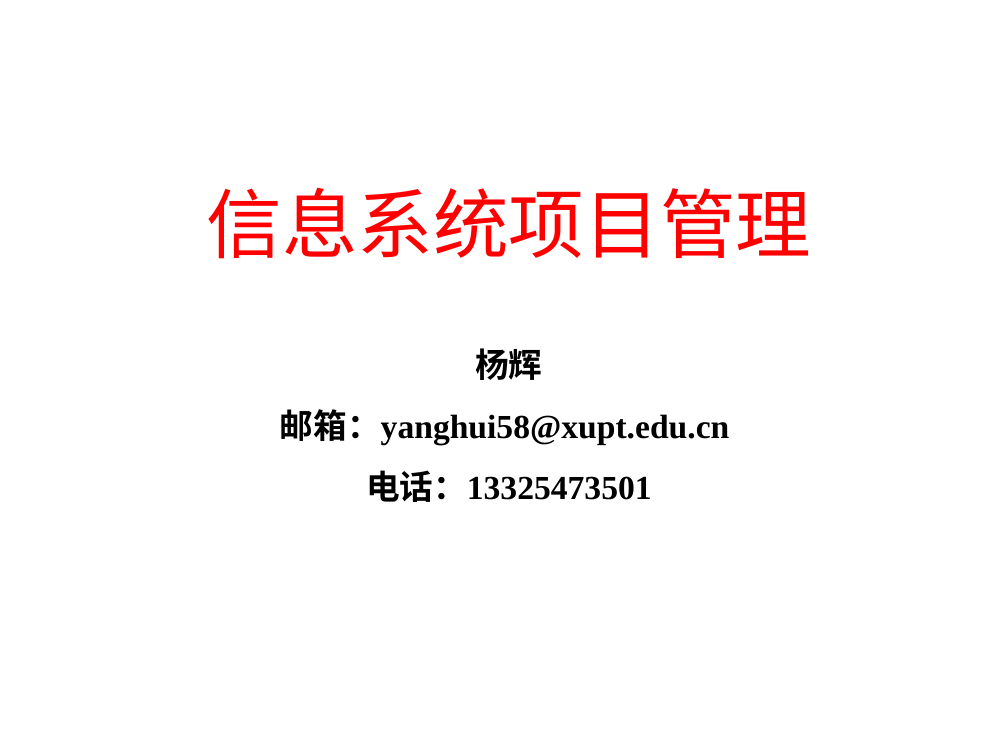
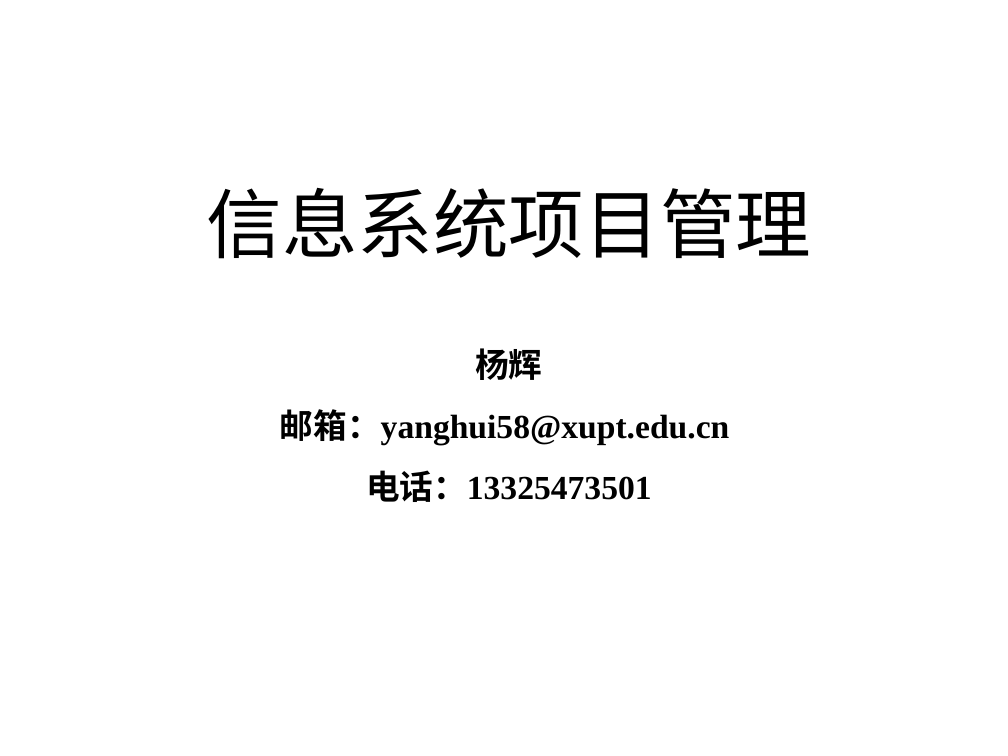
Before and after one commit to yanghui58/project_manager, a slide deck: slide 1 of 左美云_信息系统项目管理（第二版）/第1章 信息系统项目的特点与规划.ppt. Drawn at 1008x756 pixels with LibreOffice and Linux fonts; fonts in the diff are those of the drawing; background and template pictures are left out. Boxes give left, top, right and bottom in pixels: in the first picture for what was removed or moved away, otherwise in the second. Text is boxed around its words. In the diff, an @@ line names an element or a change of style, - is before the commit and + after.

```diff
--- a/左美云_信息系统项目管理（第二版）/第1章 信息系统项目的特点与规划.ppt
+++ b/左美云_信息系统项目管理（第二版）/第1章 信息系统项目的特点与规划.ppt
@@ text "信息系统项目管理" at [207, 187, 812, 259]: text colour #FF0000 to #000000 @@
```
Also in this commit, not shown: 52 other slides changed, 3 slides added, 1 slide removed, 9 other files.
